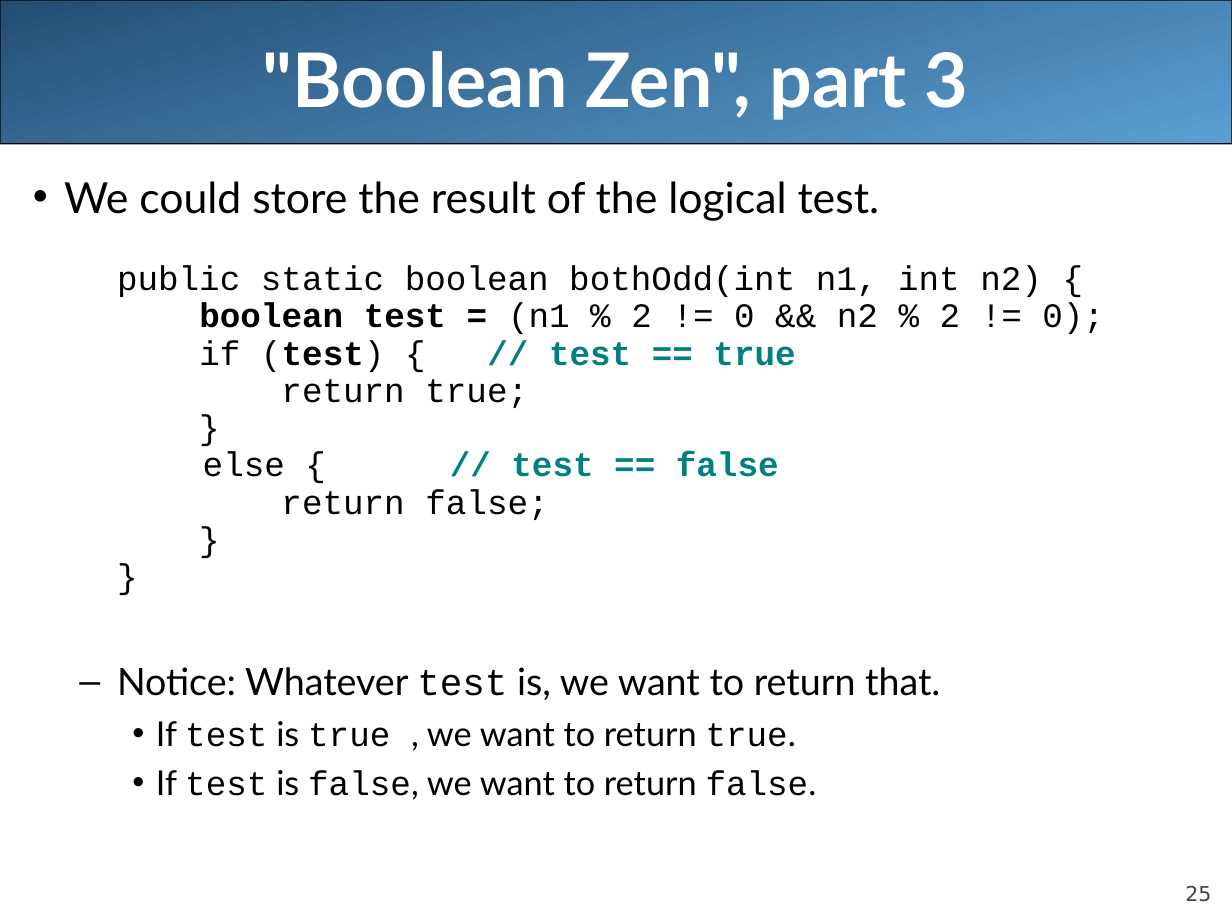
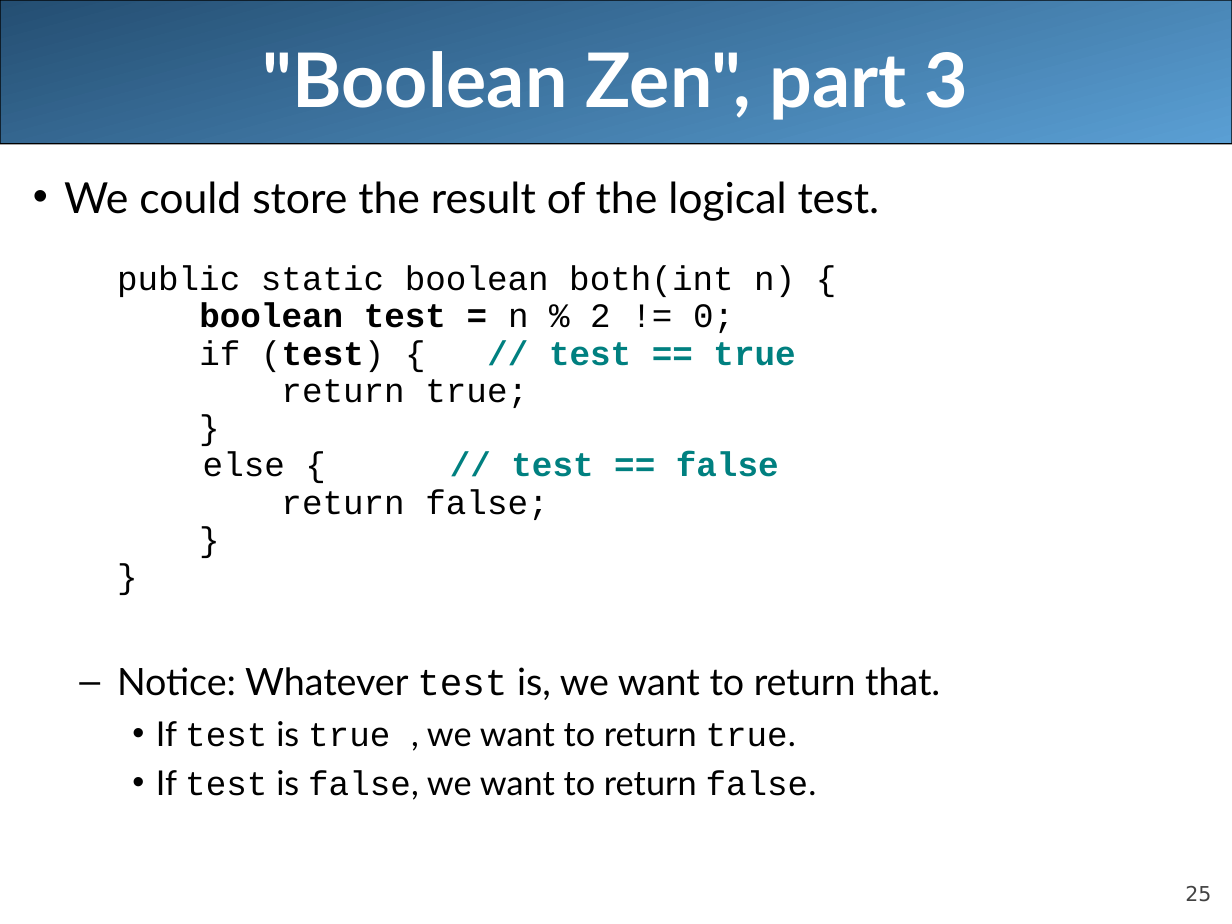
Before and after one commit to LongBaoNguyen/longbaonguyen.github.io, a slide deck: slide 25 of courses/apcsa/lecture8.ppt. Drawn at 1232x924 pixels with LibreOffice and Linux fonts; fonts in the diff are those of the drawing. Boxes give left, top, right and bottom in pixels: in the first picture for what was removed or moved away, otherwise in the second. Text is boxed around its words. In the diff, an @@ line names an element or a change of style, - is before the commit and + after.

```diff
--- a/courses/apcsa/lecture8.ppt
+++ b/courses/apcsa/lecture8.ppt
@@ text at box(117, 265, 795, 333): text changed @@
-  public static boolean bothOdd(int n1, int n2) {
-  boolean test = (n1 % 2 != 0 && n2 % 2 != 0);
+  public static boolean both(int n) {
+  boolean test = n % 2 != 0;
```
Also in this commit, not shown: 4 other slides changed, 4 other files.
